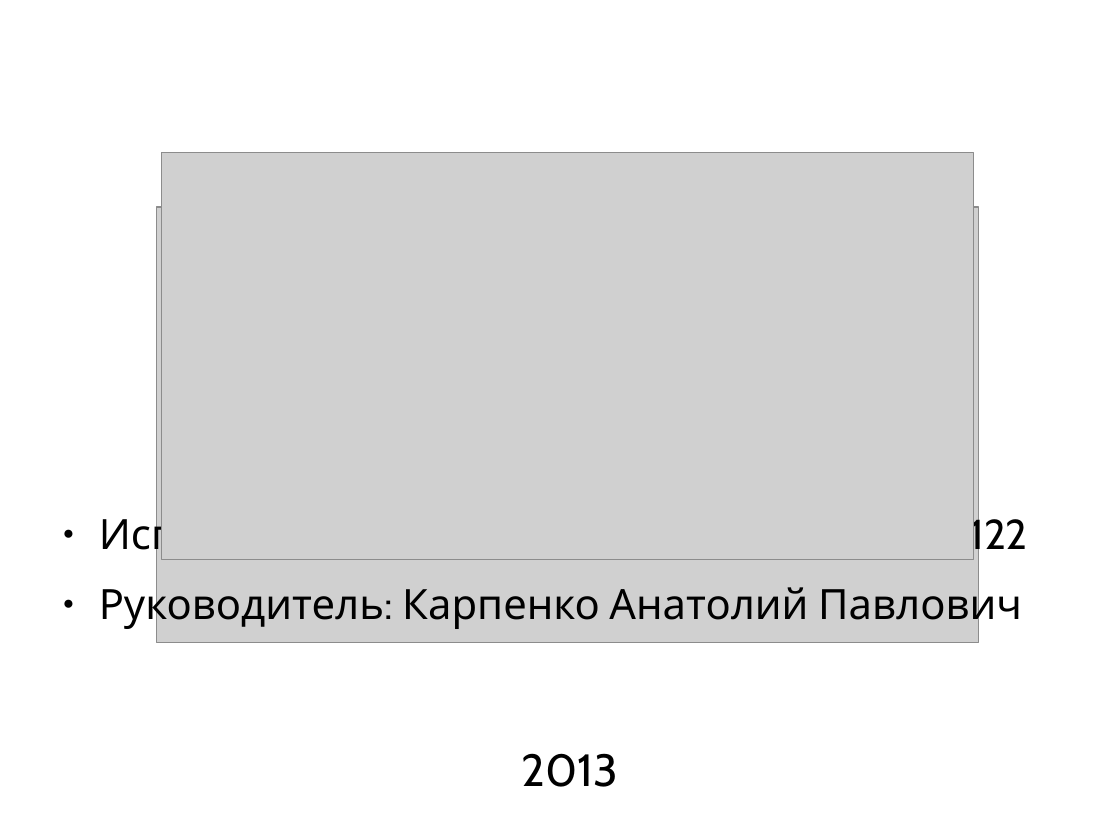
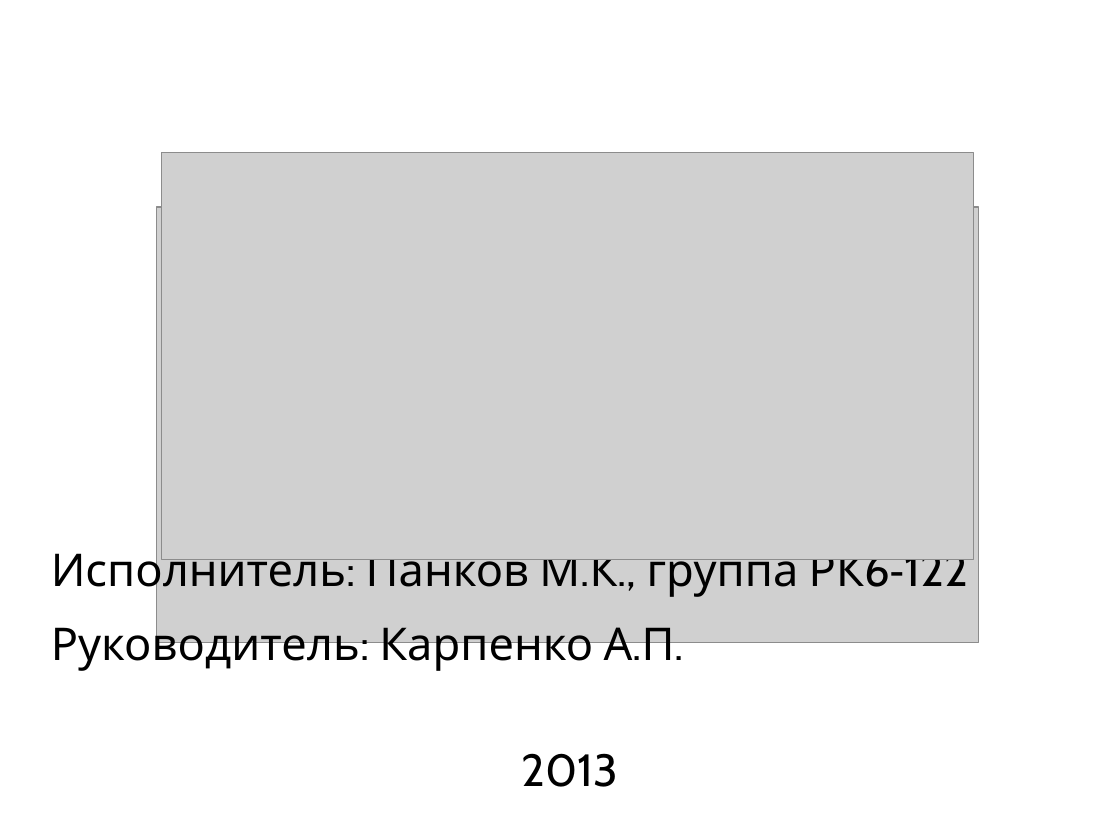
Before and after one commit to mkpankov/adaptor, a slide deck: slide 1 of diploma/defense/brochure.odp. Drawn at 1120x840 pixels with LibreOffice and Linux fonts; fonts in the diff are those of the drawing; grey boxes stand for pictures; background and template pictures are left out. Boxes give left, top, right and bottom in pixels: in the first picture for what was removed or moved away, otherwise in the second. Text is boxed around its words. In the diff, an @@ line names an element or a change of style, - is before the commit and + after.

```diff
--- a/diploma/defense/brochure.odp
+++ b/diploma/defense/brochure.odp
@@ text at (51, 544, 968, 672): text changed; size 29.6 to 32 pt @@
-● Исполнитель: Панков Михаил, группа РК6‑122
-● Руководитель: Карпенко Анатолий Павлович
+Исполнитель: Панков М.К., группа РК6‑122
+Руководитель: Карпенко А.П.
```
Also in this commit, not shown: 3 other slides changed, 2 slides added.
